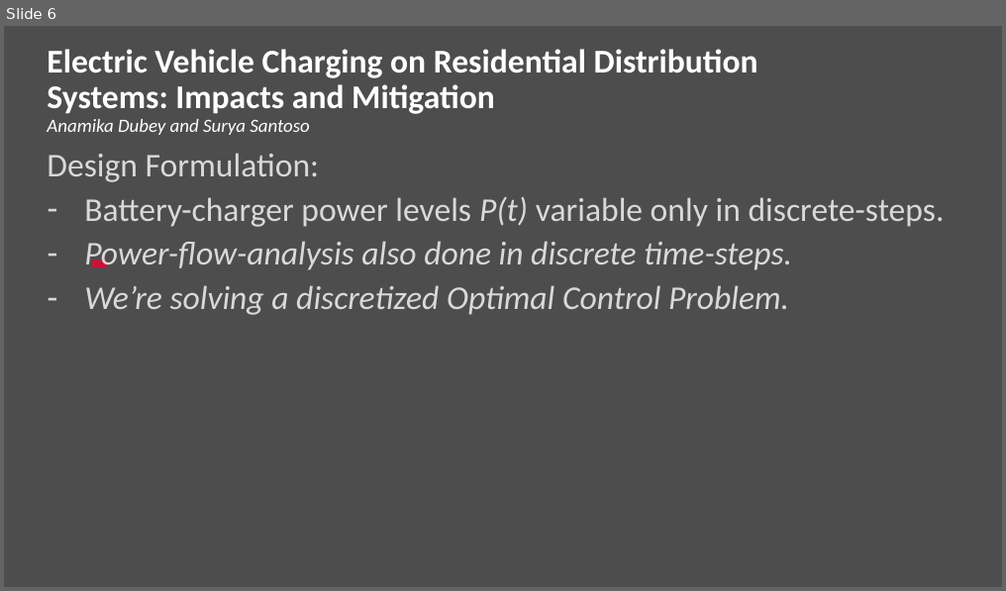
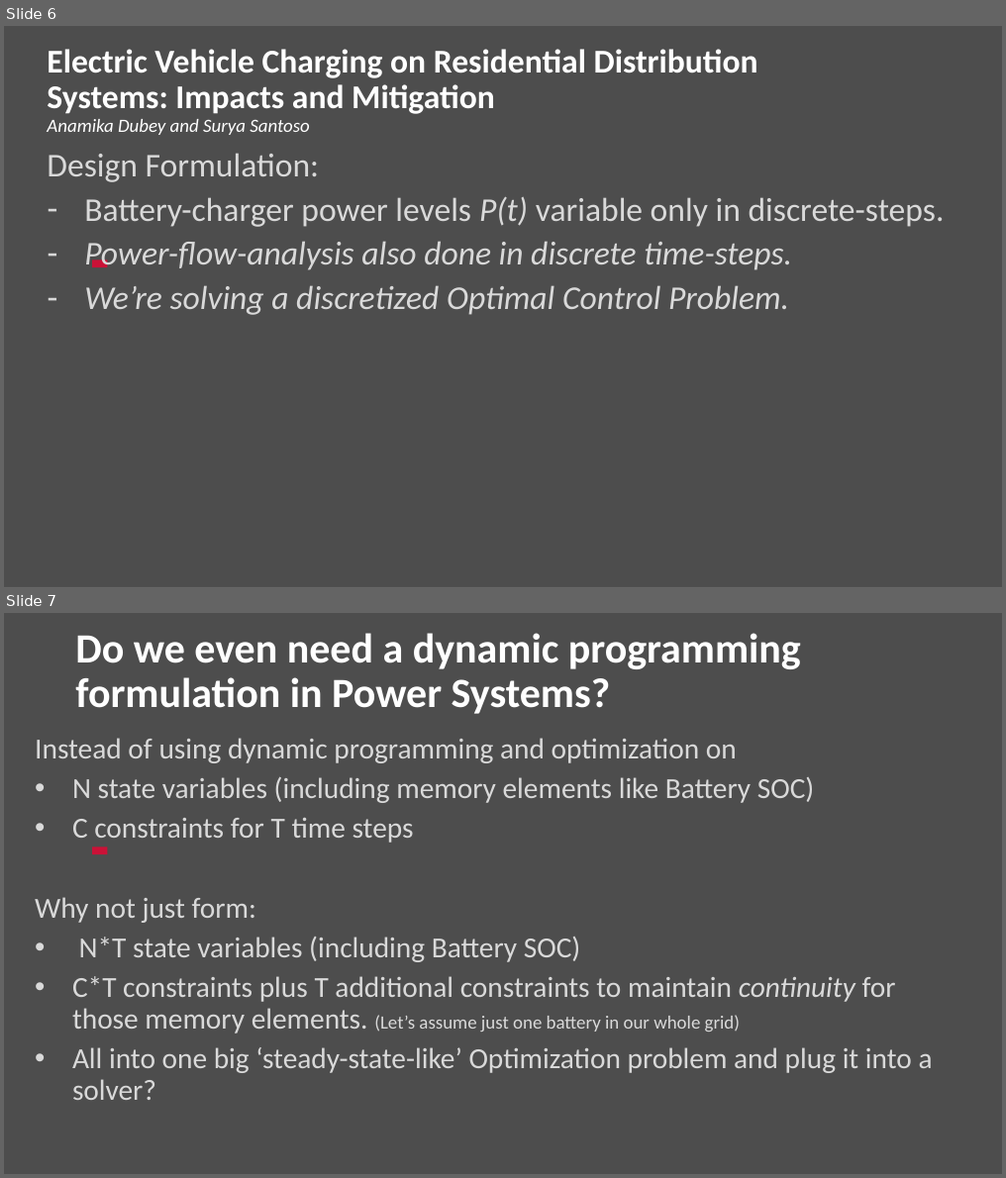
Before and after one commit to Realife-Brahmin/OriginalDocsHub, a slide deck: research_showcase/dynamicProgramming_aryan_ritwajeet_jha.pptx. Shown one above the other, each under a label of ours: slide 6 before the commit, slides 6 and 7 after it. The pictures are 1006x591 and 1006x1178 pixels, drawn with LibreOffice and Linux fonts; fonts in the diff are those of the drawing; background and template pictures are left out. Boxes give left, top, right and bottom in pixels: in the first picture for what was removed or moved away, otherwise in the second. Text is boxed around its words. In the diff, an @@ line names an element or a change of style, - is before the commit and + after.

```diff
--- a/research_showcase/dynamicProgramming_aryan_ritwajeet_jha.pptx
+++ b/research_showcase/dynamicProgramming_aryan_ritwajeet_jha.pptx
@@ slide 7 added at (4, 613, 1002, 1174), background #4D4D4D; not listed: 1 template element that a slide beside it also shows @@
@@ title added at (75, 633, 801, 714), 40 pt, text #FFFFFF, bold @@
+Do we even need a dynamic programming formulation in Power Systems?
@@ text added at (35, 738, 933, 1100), 28 pt, text #D9D9D9 @@
+Instead of using dynamic programming and optimization on
+• N state variables (including memory elements like Battery SOC)
+• C constraints for T time steps
+Why not just form:
+• N*T state variables (including Battery SOC)
+• C*T constraints plus T additional constraints to maintain continuity for those memory elements. (Let’s assume just one battery in our whole grid)
+• All into one big ‘steady-state-like’ Optimization problem and plug it into a solver?
```
Also in this commit, not shown: 1 other slide added, 3 slides removed.
